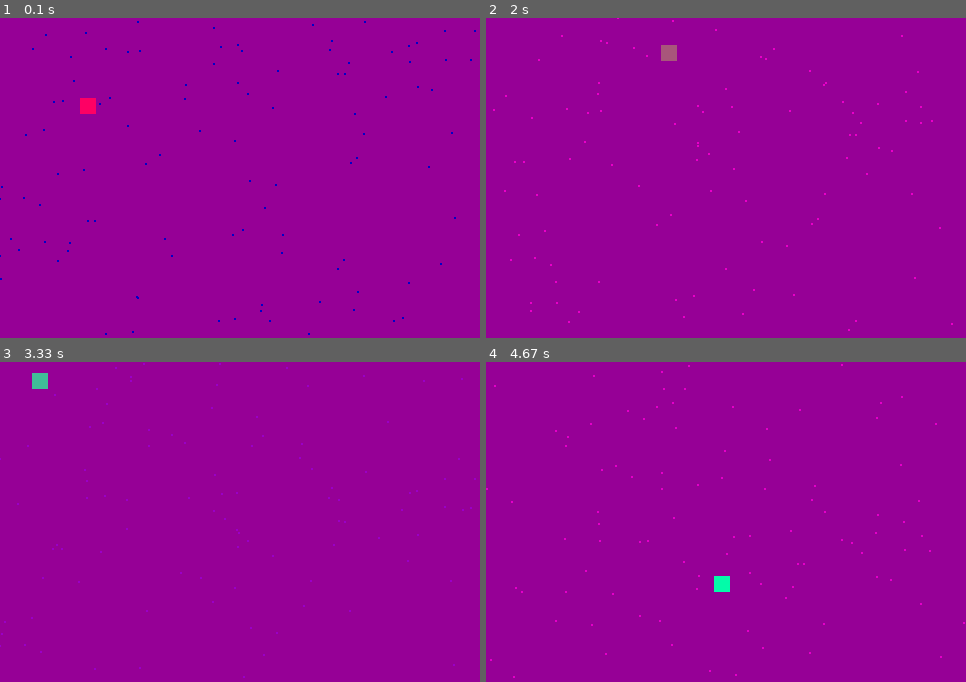
Above: before the commit, frames 1-4 (two rows, left to right).
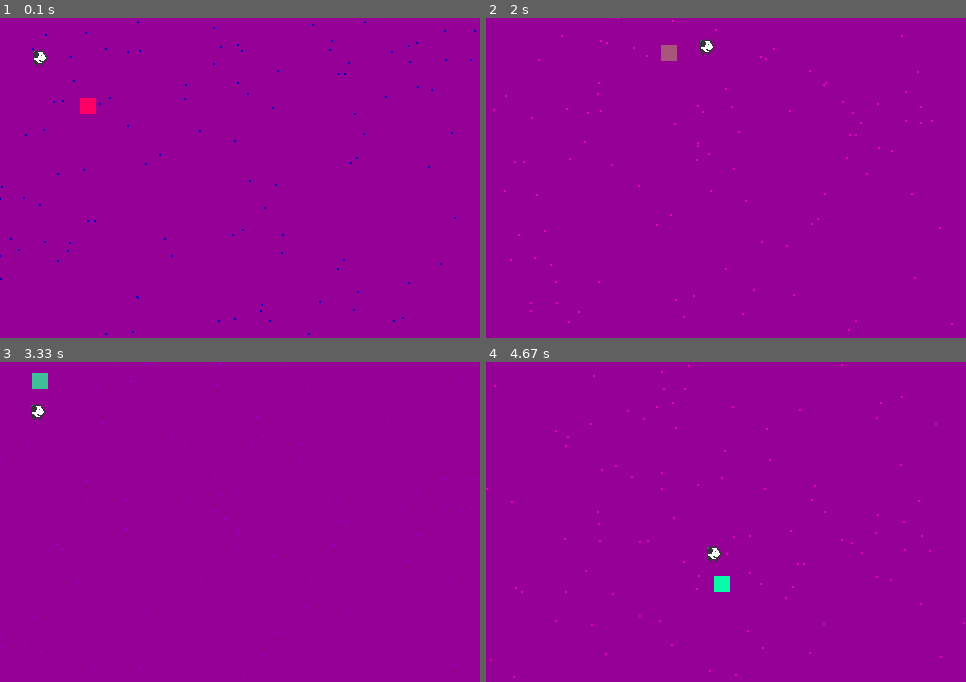
Above: after the commit, the same moments.

Repository: larryoatmeal/6.3E-SideScroller
Game: pygame game, started from demo.py
The game is run twice, just before and just after one commit, with the same random seed, the same clock (stepped at 60 frames per second) and the same inputs.
Inputs:
- Up to frame 1 (0.1 s): no input
- Up to frame 2 (2 s): hold D 0.33-0.8 s; hold W 0.83-1.13 s; hold D 1.17-1.63 s; hold A from 1.67 s (still down)
- Up to frame 3 (3.33 s): release A at 2.2 s; hold S 2.23-2.53 s; hold A 2.57-2.97 s; hold W from 3 s (still down)
- Up to frame 4 (4.67 s): release W at 3.37 s; hold D 3.4-4.03 s; hold S 4.07-4.43 s; hold A from 4.47 s (still down)

The runs differ from the first frame. In frame 1, 0.1% of the frame differs, in the area x 6-10%, y 10-15%; in frame 2, 0.1%; in frame 3, 0.1%; in frame 4, 0.1%.

Commit message:
Textures; Panda follow the leader

Diff:
--- a/demo.py
+++ b/demo.py
@@ -22,9 +22,9 @@
 keepGoing = True
 clock = pygame.time.Clock()
 
-# Fonts (font, size, bold, italics) Not working right now
-# font = pygame.font.SysFont('Calibri', 25, True, False)
-# Render text (text, anti-aliasing, color)
+# # Fonts (font, size, bold, italics) Not working right now
+# font = pygame.font.SysFont('Courier New', 25, True, False)
+# # Render text (text, anti-aliasing, color)
 # text = font.render("6.3E", True, BLACK)
 
 #Event keys
@@ -60,8 +60,11 @@
 		self._entities = []
 		self._listeners = []
 		self._eventQueue = []
-		self._players = [] #a player is an entity that responds to key commands
+		self._players = []#a player is an entity that responds to key commands
 		#YOUR OWN WORLD PARAMS HERE
+
+		#commonly accessed parameters here
+		self.player_position = None
 
 	#--STUDENTS CAN IMPLEMENT THIS---------------------#
 	# Most logic should be contained in the children of the world, not the world itself
@@ -93,6 +96,7 @@
 			entity.update(self, dt)
 		for player in self._players:
 			player.update(self, dt)
+			self.player_position = (player.x, player.y)
 	#draw children
 	def draw(self, screen):
 		self.world_draw(screen)
@@ -280,11 +284,33 @@
 		y = int(3*UNIT*math.cos(x/(4*UNIT))) + 10*UNIT
 		pygame.draw.line(screen, RED, [x, y], [x + 1, y])
 
+class Panda(Entity):
+	def __init__(self, assets):
+		self.assets = assets
+		self.x = 0
+		self.y = 0
+	def draw(self, screen):
+		screen.blit(assets.panda, toPix([self.x, self.y]))
+	def update(self, world, dt):
+		# print(world.player_position)
+		if(world.player_position):
+			self.x += 0.1 * (world.player_position[0] - self.x)
+			self.y += 0.1 * (world.player_position[1] - self.y)
+
+class AssetManager:
+	def __init__(self):
+		self.panda = pygame.image.load("assets/images/panda.png").convert_alpha()
+		# print(self.panda)
+assets = AssetManager()
+
+
 world = World()
 player = Player()
 rainDrops = RainDrops()
+panda = Panda(assets)
 world.addPlayer(player)
 world.addEntity(rainDrops)
+world.addEntity(panda)
 world.addListener(rainDrops)
 
 #Main loop
@@ -305,11 +331,11 @@
 	deltaTime = clock.get_time()
 	world.update(deltaTime)
 
+
 	# Draw world
 	screen.fill(LAVENDAR) #need to clear screen on each Draw
 	# testDraw(screen)
 	world.draw(screen)
-
 	# Display
 	pygame.display.flip()
 	clock.tick(60) #60 fps
Binary file added: assets/images/butternut_squash.png
Binary file added: assets/images/caterpie.jpeg
Binary file added: assets/images/delicata_squash.png
Binary file added: assets/images/lamp.png
Binary file added: assets/images/panda.png
